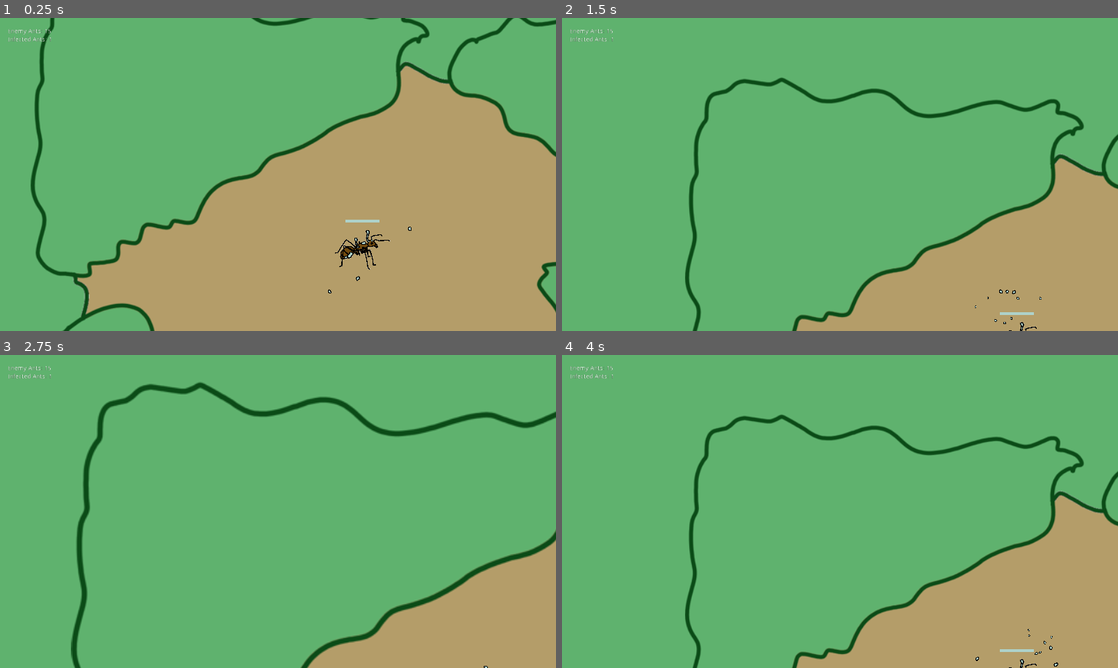
Above: before the commit, frames 1-4 (two rows, left to right).
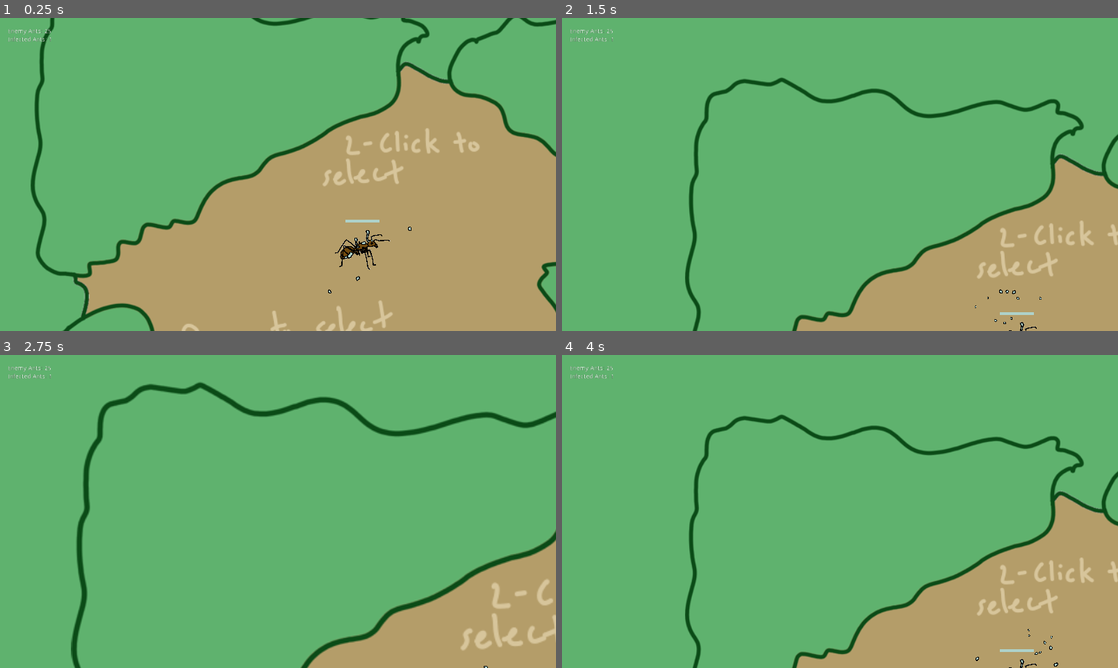
Above: after the commit, the same moments.

Repository: charliedavenport/Combine
Game: Godot game, scene res://TestScene.tscn
Same seed, same stepped clock (60 frames per second), same inputs: the game is played once before the commit and once after it.
Inputs (mouse positions are in pixels of both pictures, inside the frame that each line leads up to):
- Up to frame 1 (0.25 s): no input
- Up to frame 2 (1.5 s): move the mouse to (962, 158) at 0.52 s; click (962, 158) at 0.6 s; tap Enter at 1.25 s; move the mouse to (728, 190) at 1.27 s; right-click (728, 190) at 1.35 s
- Up to frame 3 (2.75 s): tap Space at 2 s; move the mouse to (333, 442) at 2.02 s; hold Mouse wheel up (cam_zoom_in) from 2.03 s (still down)
- Up to frame 4 (4 s): tap Enter at 2.75 s; move the mouse to (812, 574) at 2.77 s; release Mouse wheel up (cam_zoom_in) at 2.78 s; tap Mouse wheel down (cam_zoom_out) at 2.85 s; tap Space at 3.5 s; move the mouse to (1006, 558) at 3.52 s; hold X (sacrifice_bug) from 3.53 s (still down)

The runs differ from the first frame. In frame 1, 1.1% of the frame differs, in the area x 8-87%, y 3-100%; in frame 2, 0.7%; in frame 3, 0.7%; in frame 4, 0.7%.

Commit message:
final touches

Diff:
--- a/Bug.gd
+++ b/Bug.gd
@@ -6,7 +6,7 @@
 const MAX_HP := 100.0
 const ENEMY_REACTION_TIME := 0.5
 const INFECTION_RATE := 0.25
-const INFECTION_AMOUNT := 3.0
+const INFECTION_AMOUNT := 2.0
 const PATH_UPDATE_INTERVAL := 0.5
 
 const enemy_sprite = preload("res://ant_spritesheet.png")
@@ -263,7 +263,7 @@
 	while is_enemy_chasing:
 		path_update_timer.start()
 		yield(path_update_timer, "timeout")
-		if is_enemy_chasing and is_instance_valid(_bug) and not _bug.is_dead:
+		if is_enemy_chasing and is_instance_valid(_bug) and not _bug.is_dead and not _bug.is_enemy:
 			emit_signal("bug_path_request", self, _bug.global_position)
 
 func on_enemy_vision_body_entered(_body) -> void:
--- a/TestScene.tscn
+++ b/TestScene.tscn
@@ -60,6 +60,41 @@
 is_enemy = true
 is_facing_left = true
 
+[node name="EnemyBug20" parent="." instance=ExtResource( 2 )]
+position = Vector2( 2445, 655 )
+is_enemy = true
+
+[node name="EnemyBug21" parent="." instance=ExtResource( 2 )]
+position = Vector2( 3016, 450 )
+is_enemy = true
+is_facing_left = true
+
+[node name="EnemyBug22" parent="." instance=ExtResource( 2 )]
+position = Vector2( 3482, 398 )
+is_enemy = true
+is_facing_left = true
+
+[node name="EnemyBug23" parent="." instance=ExtResource( 2 )]
+position = Vector2( 3268, 536 )
+is_enemy = true
+
+[node name="EnemyBug24" parent="." instance=ExtResource( 2 )]
+position = Vector2( 3411, 1283 )
+is_enemy = true
+is_facing_left = true
+
+[node name="EnemyBug25" parent="." instance=ExtResource( 2 )]
+position = Vector2( 3630, 1131 )
+is_enemy = true
+
+[node name="EnemyBug26" parent="." instance=ExtResource( 2 )]
+position = Vector2( 411, 3003 )
+is_enemy = true
+
+[node name="EnemyBug27" parent="." instance=ExtResource( 2 )]
+position = Vector2( 688, 3127 )
+is_enemy = true
+
 [node name="EnemyBug19" parent="." instance=ExtResource( 2 )]
 position = Vector2( 557, 1731 )
 is_enemy = true
@@ -85,7 +120,14 @@
 [node name="EnemyBug10" parent="." instance=ExtResource( 2 )]
 position = Vector2( 1385, 3702 )
 is_enemy = true
-is_facing_left = true
+
+[node name="EnemyBug28" parent="." instance=ExtResource( 2 )]
+position = Vector2( 1575, 3816 )
+is_enemy = true
+
+[node name="EnemyBug29" parent="." instance=ExtResource( 2 )]
+position = Vector2( 1131, 3841 )
+is_enemy = true
 
 [node name="EnemyBug11" parent="." instance=ExtResource( 2 )]
 position = Vector2( 1564, 3367 )
Binary file changed: level.png
Not shown, changed: level.png~
